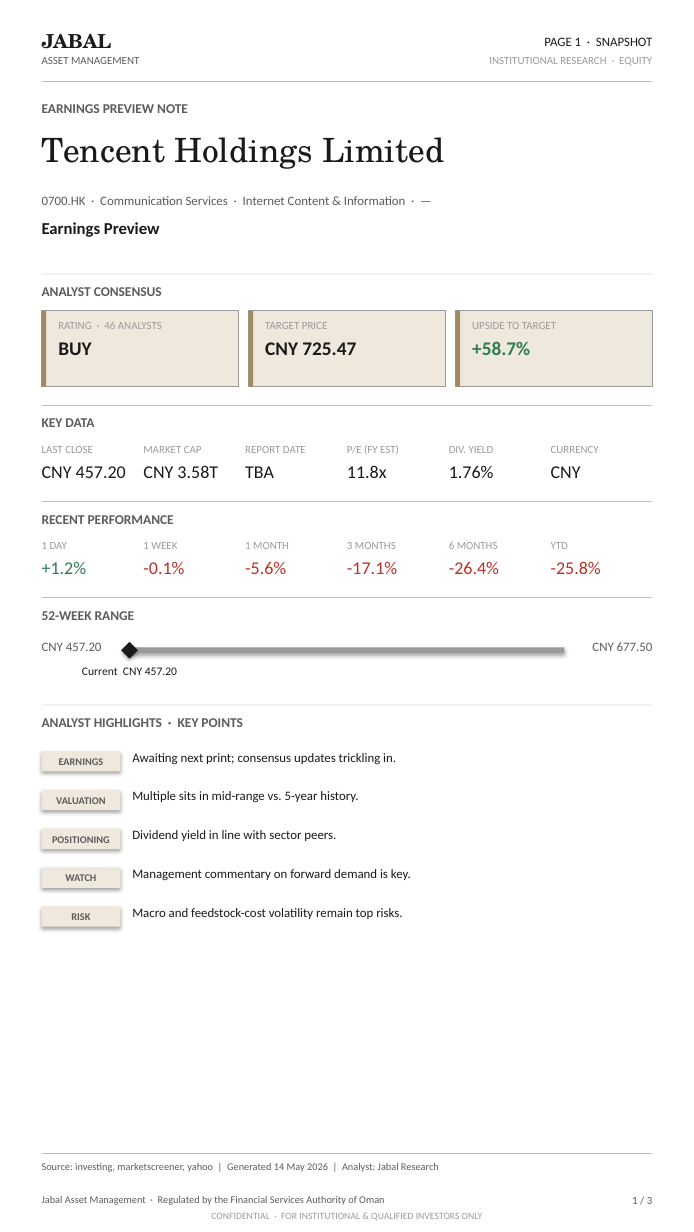
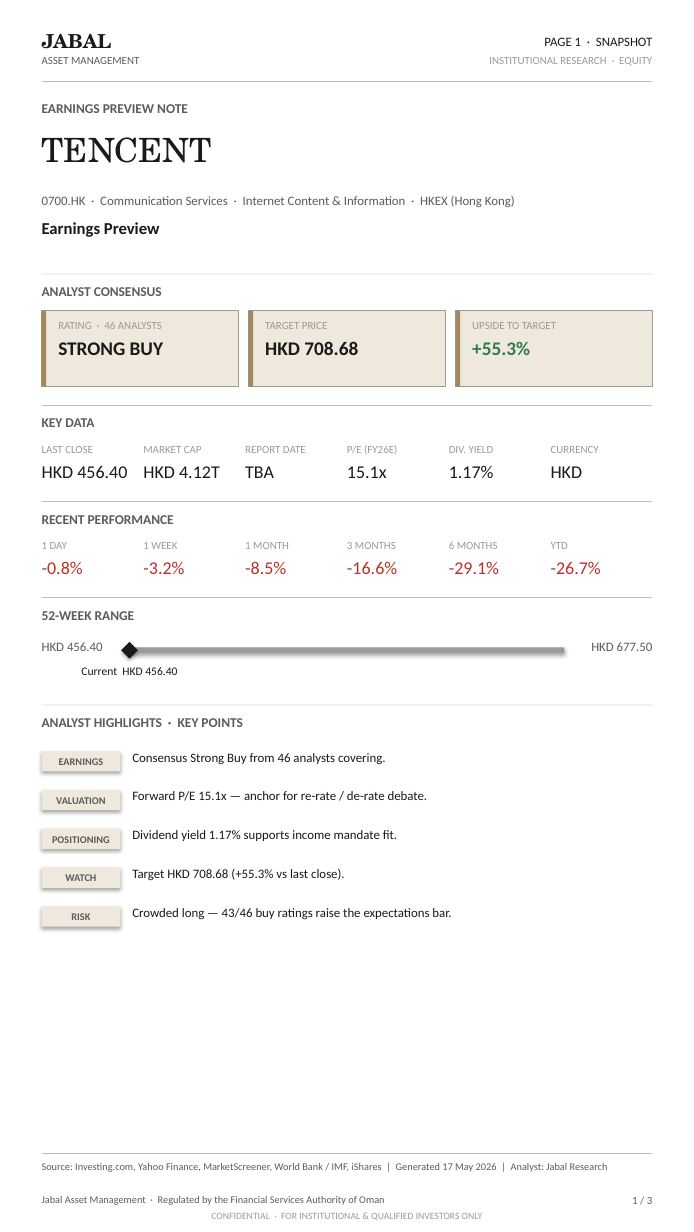
Before and after one commit to rabigarip/earnings-research, a slide deck: slide 1 of static/decks/0700.HK.pptx. Drawn at 694x1232 pixels with LibreOffice and Linux fonts; fonts in the diff are those of the drawing. Boxes give left, top, right and bottom in pixels: in the first picture for what was removed or moved away, otherwise in the second. Text is boxed around its words. In the diff, an @@ line names an element or a change of style, - is before the commit and + after.

```diff
--- a/static/decks/0700.HK.pptx
+++ b/static/decks/0700.HK.pptx
@@ text at (42, 137, 213, 163): text changed @@
-Tencent Holdings Limited
+TENCENT
@@ text at (42, 196, 515, 207): text changed @@
-0700.HK · Communication Services · Internet Content & Information · —
+0700.HK · Communication Services · Internet Content & Information · HKEX (Hong Kong)
@@ text at (58, 342, 163, 355): text changed @@
-BUY
+STRONG BUY
@@ text at (265, 341, 358, 355): text changed @@
-CNY 725.47
+HKD 708.68
@@ text at (472, 341, 530, 355): text changed @@
-+58.7%
++55.3%
@@ text at (347, 445, 397, 454): text changed @@
-P/E (FY EST)
+P/E (FY26E)
@@ text at (42, 466, 127, 478): text changed @@
-CNY 457.20
+HKD 456.40
@@ text at (143, 466, 220, 478): text changed @@
-CNY 3.58T
+HKD 4.12T
@@ text at (347, 466, 387, 478): text changed @@
-11.8x
+15.1x
@@ text at (449, 465, 494, 478): text changed @@
-1.76%
+1.17%
@@ text at (551, 466, 583, 478): text changed @@
-CNY
+HKD
@@ text at (42, 561, 83, 574): text changed; text colour #2F7D4F to #B83227 @@
-+1.2%
+-0.8%
@@ text at (143, 561, 184, 574): text changed @@
--0.1%
+-3.2%
@@ text at (245, 561, 286, 574): text changed @@
--5.6%
+-8.5%
@@ text at (347, 561, 397, 574): text changed @@
--17.1%
+-16.6%
@@ text at (449, 561, 499, 574): text changed @@
--26.4%
+-29.1%
@@ text at (551, 562, 601, 574): text changed @@
--25.8%
+-26.7%
@@ text at (42, 642, 103, 651): text changed @@
-CNY 457.20
+HKD 456.40
@@ text at (591, 642, 653, 651): text changed @@
-CNY 677.50
+HKD 677.50
@@ text at (81, 667, 177, 675): text changed @@
-Current CNY 457.20
+Current HKD 456.40
@@ text at (132, 753, 385, 764): text changed @@
-Awaiting next print; consensus updates trickling in.
+Consensus Strong Buy from 46 analysts covering.
@@ text at (132, 791, 428, 801): text changed @@
-Multiple sits in mid-range vs. 5-year history.
+Forward P/E 15.1x — anchor for re-rate / de-rate debate.
@@ text at (132, 830, 397, 841): text changed @@
-Dividend yield in line with sector peers.
+Dividend yield 1.17% supports income mandate fit.
@@ text at (132, 869, 345, 880): text changed @@
-Management commentary on forward demand is key.
+Target HKD 708.68 (+55.3% vs last close).
@@ text at (132, 908, 451, 919): text changed @@
-Macro and feedstock-cost volatility remain top risks.
+Crowded long — 43/46 buy ratings raise the expectations bar.
@@ text at (42, 1163, 608, 1172): text changed @@
-Source: investing, marketscreener, yahoo | Generated 14 May 2026 | Analyst: Jabal Research
+Source: Investing.com, Yahoo Finance, MarketScreener, World Bank / IMF, iShares | Generated 17 May 2026 | Analyst: Jabal Research
```
Also in this commit, not shown: 2 other slides changed, 11 other files.
